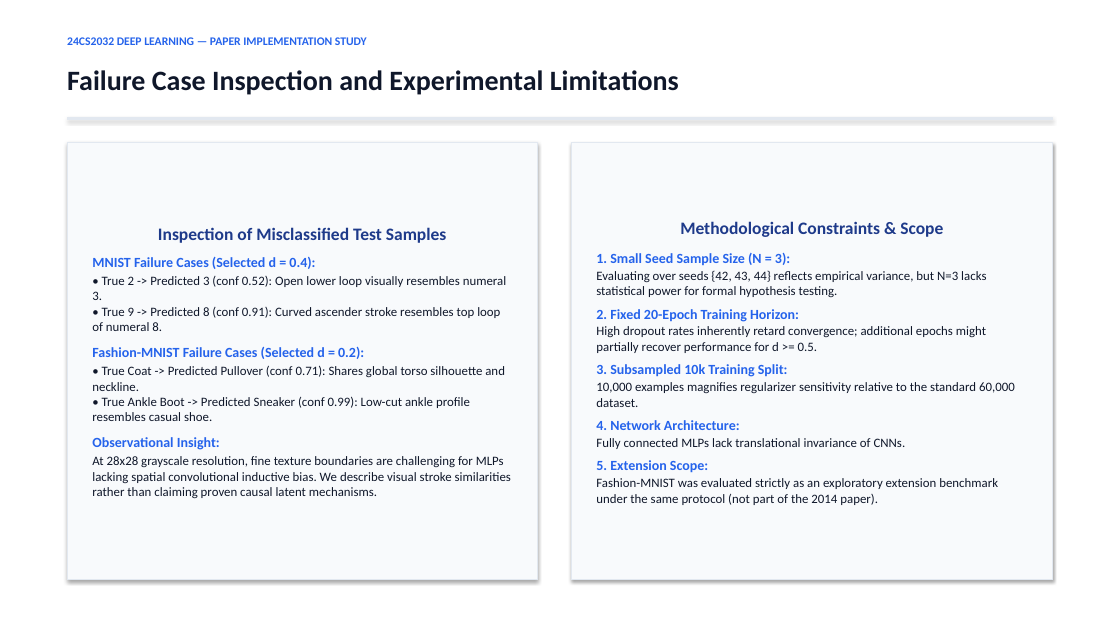
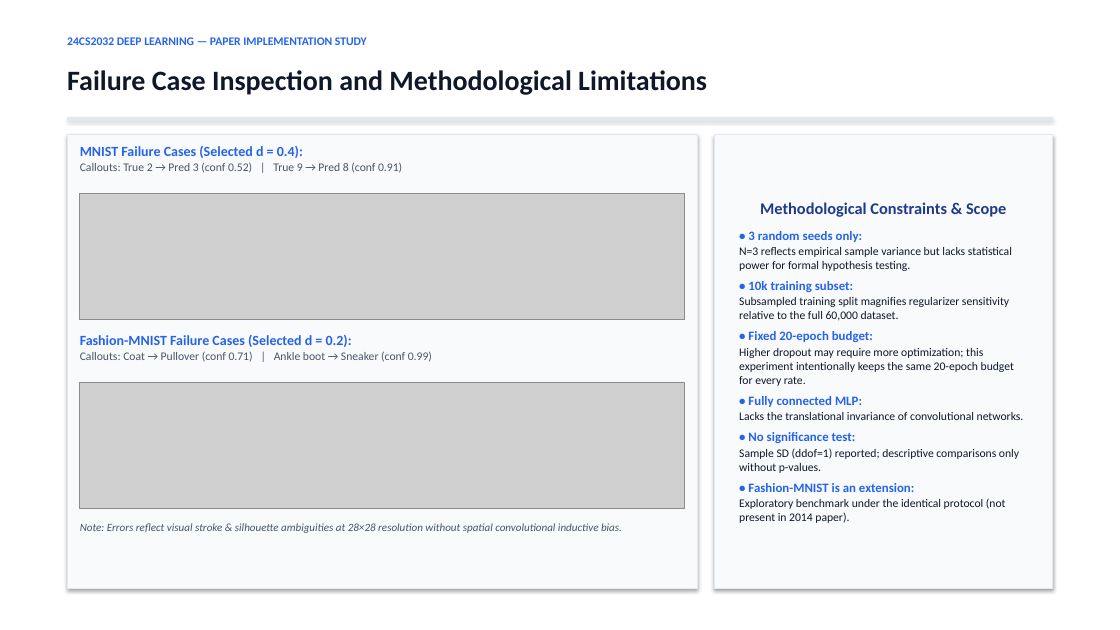
Before and after one commit to sg721642/24cs2032-dropout-paper-implementation, a slide deck: slide 7 of presentation/24CS2032_Dropout_Presentation.pptx. Drawn at 1120x630 pixels with LibreOffice and Linux fonts; fonts in the diff are those of the drawing; grey boxes stand for pictures. Boxes give left, top, right and bottom in pixels: in the first picture for what was removed or moved away, otherwise in the second. Text is boxed around its words. In the diff, an @@ line names an element or a change of style, - is before the commit and + after.

Commit message:
Refine presentation scientific wording and failure-case visuals

```diff
--- a/presentation/24CS2032_Dropout_Presentation.pptx
+++ b/presentation/24CS2032_Dropout_Presentation.pptx
@@ text at (67, 70, 707, 95): text changed @@
-Failure Case Inspection and Experimental Limitations
+Failure Case Inspection and Methodological Limitations
@@ rectangle: place and size @@
-rectangle at (67, 143, 538, 580)
+rectangle at (67, 134, 697, 588)
@@ text added at (80, 146, 402, 173), 10 pt, text #475569 @@
+MNIST Failure Cases (Selected d = 0.4):
+Callouts: True 2 → Pred 3 (conf 0.52) | True 9 → Pred 8 (conf 0.91)
@@ rectangle "Methodological Constraints & Scope": place and size @@
-rectangle "Methodological Constraints & Scope" at (571, 143, 1053, 580)
+rectangle "Methodological Constraints & Scope" at (714, 134, 1053, 588)
@@ picture added at (80, 193, 685, 319) @@
@@ text in rectangle at (760, 202, 1006, 217): size 15 to 14 pt in "Methodological Constraints & Scope"; less space between paragraphs @@
@@ text in rectangle at (92, 227, 511, 498): text removed @@
-Inspection of Misclassified Test Samples
-MNIST Failure Cases (Selected d = 0.4):
-• True 2 -> Predicted 3 (conf 0.52): Open lower loop visually resembles numeral 3.
-• True 9 -> Predicted 8 (conf 0.91): Curved ascender stroke resembles top loop of numeral 8.
-Fashion-MNIST Failure Cases (Selected d = 0.2):
-• True Coat -> Predicted Pullover (conf 0.71): Shares global torso silhouette and neckline.
-• True Ankle Boot -> Predicted Sneaker (conf 0.99): Low-cut ankle profile resembles casual shoe.
-Observational Insight:
-At 28x28 grayscale resolution, fine texture boundaries are challenging for MLPs lacking spatial convolutional inductive bias. We describe visual stroke similarities rather than claiming proven causal latent mechanisms.
@@ text in rectangle at (739, 231, 1024, 523): text changed; size 11 to 10 pt @@
-1. Small Seed Sample Size (N = 3):
-Evaluating over seeds {42, 43, 44} reflects empirical variance, but N=3 lacks statistical power for formal hypothesis testing.
-2. Fixed 20-Epoch Training Horizon:
-High dropout rates inherently retard convergence; additional epochs might partially recover performance for d >= 0.5.
-3. Subsampled 10k Training Split:
-10,000 examples magnifies regularizer sensitivity relative to the standard 60,000 dataset.
-4. Network Architecture:
-Fully connected MLPs lack translational invariance of CNNs.
-5. Extension Scope:
-Fashion-MNIST was evaluated strictly as an exploratory extension benchmark under the same protocol (not part of the 2014 paper).
+• 3 random seeds only:
+N=3 reflects empirical sample variance but lacks statistical power for formal hypothesis testing.
+• 10k training subset:
+Subsampled training split magnifies regularizer sensitivity relative to the full 60,000 dataset.
+• Fixed 20-epoch budget:
+Higher dropout may require more optimization; this experiment intentionally keeps the same 20-epoch budget for every rate.
+• Fully connected MLP:
+Lacks the translational invariance of convolutional networks.
+• No significance test:
+Sample SD (ddof=1) reported; descriptive comparisons only without p-values.
+• Fashion-MNIST is an extension:
+Exploratory benchmark under the identical protocol (not present in 2014 paper).
@@ text added at (80, 335, 432, 362), 10 pt, text #475569 @@
+Fashion-MNIST Failure Cases (Selected d = 0.2):
+Callouts: Coat → Pullover (conf 0.71) | Ankle boot → Sneaker (conf 0.99)
@@ picture added at (80, 382, 685, 508) @@
@@ text added at (80, 523, 622, 533), 9.5 pt, text #475569, italic @@
+Note: Errors reflect visual stroke & silhouette ambiguities at 28×28 resolution without spatial convolutional inductive bias.
```
Also in this commit, not shown: 3 other slides changed, 3 other files.
